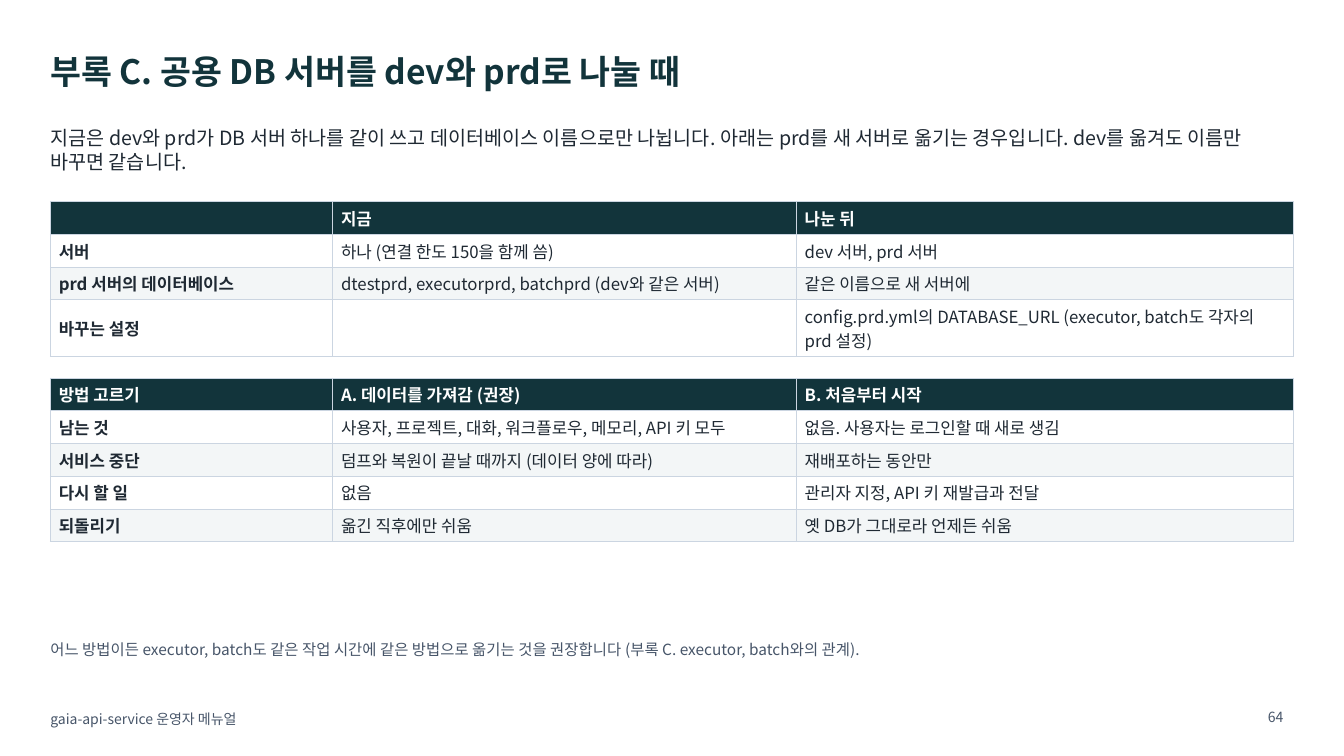
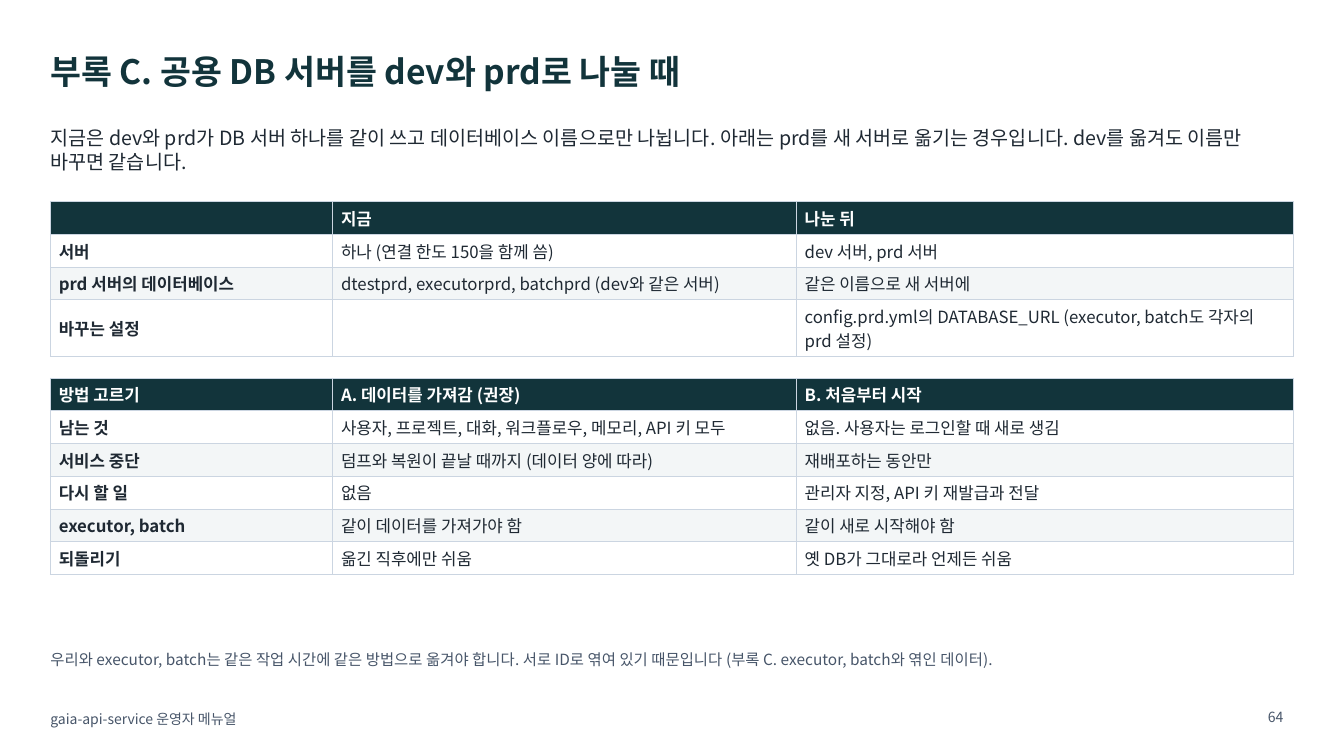
Before and after one commit to KimHwaJin/pr-agentic-service, a slide deck: slide 64 of docs/deliverables/08-operator-manual.pptx. Drawn at 1344x756 pixels with LibreOffice and Linux fonts; fonts in the diff are those of the drawing. Boxes give left, top, right and bottom in pixels: in the first picture for what was removed or moved away, otherwise in the second. Text is boxed around its words. In the diff, an @@ line names an element or a change of style, - is before the commit and + after.

```diff
--- a/docs/deliverables/08-operator-manual.pptx
+++ b/docs/deliverables/08-operator-manual.pptx
@@ table at (50,378,1294,571) @@
+row 5: executor, batch | 같이 데이터를 가져가야 함 | 같이 새로 시작해야 함
@@ text at (50,652,992,668): text changed @@
-어느 방법이든 executor, batch도 같은 작업 시간에 같은 방법으로 옮기는 것을 권장합니다 (부록 C. executor, batch와의 관계).
+우리와 executor, batch는 같은 작업 시간에 같은 방법으로 옮겨야 합니다. 서로 ID로 엮여 있기 때문입니다 (부록 C. executor, batch와 엮인 데이터).
```
Also in this commit, not shown: 4 other slides changed, 1 slide added, 2 other files.
